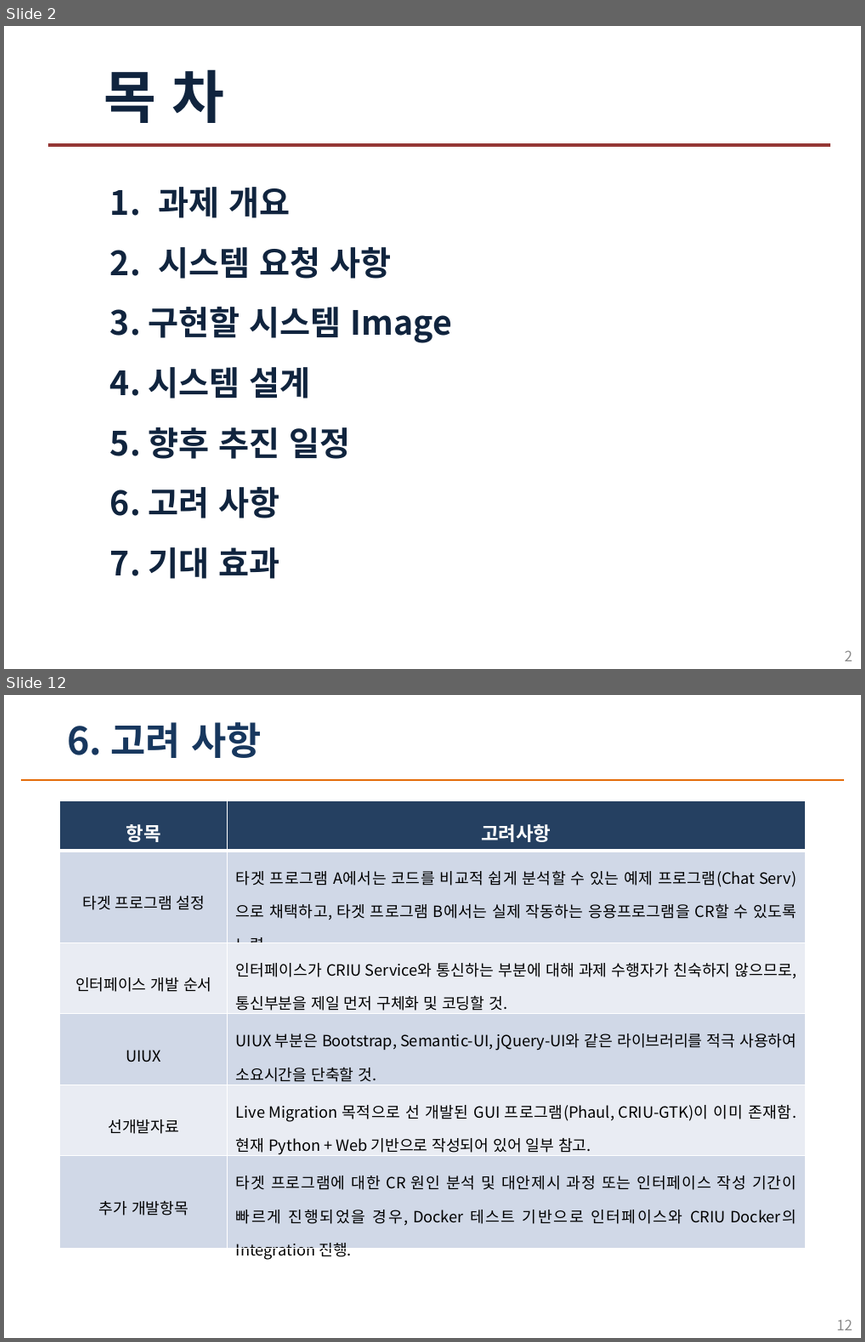
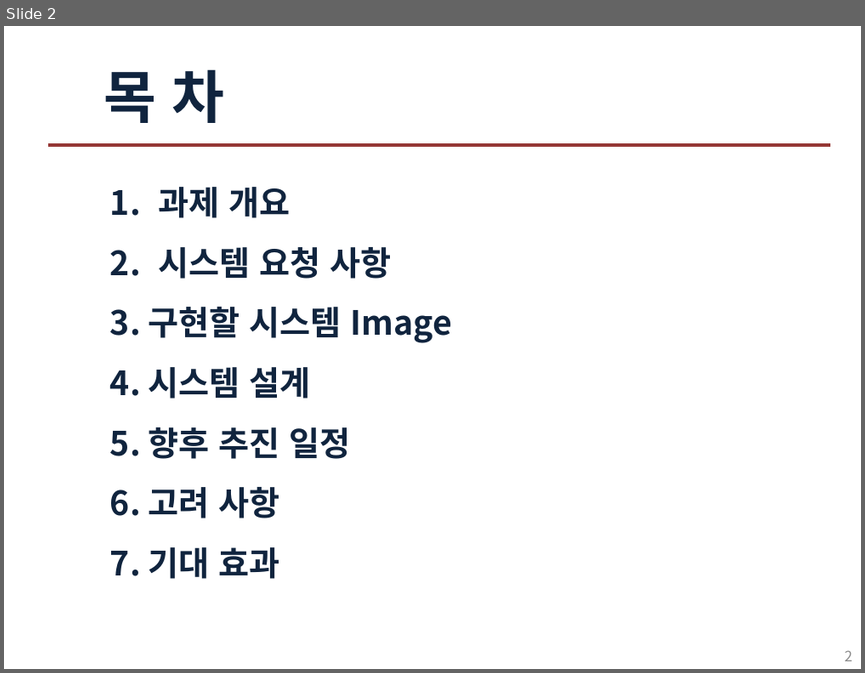
Before and after one commit to wonsokchoi/16project, a slide deck: team_ppt/Find Sit Project 발표 PPT.pptx. Shown one above the other, each under a label of ours: slides 2 and 12 before the commit, slide 2 after it; the slides between them are not shown. The pictures are 865x1342 and 865x673 pixels, drawn with LibreOffice and Linux fonts; fonts in the diff are those of the drawing; background and template pictures are left out. Boxes give left, top, right and bottom in pixels: in the first picture for what was removed or moved away, otherwise in the second. Text is boxed around its words. In the diff, an @@ line names an element or a change of style, - is before the commit and + after.

```diff
--- a/team_ppt/Find Sit Project 발표 PPT.pptx
+++ b/team_ppt/Find Sit Project 발표 PPT.pptx
@@ slide 12 removed at (4, 695, 861, 1338), background #FFFFFF @@
@@ text removed at (67, 722, 262, 758) @@
-6. 고려 사항
@@ line removed from (21, 780) to (844, 780) @@
@@ table removed at (60, 800, 804, 1263), 6 rows, 2 columns @@
-항목 | 고려사항
-타겟 프로그램 설정 | 타겟 프로그램 A에서는 코드를 비교적 쉽게 분석할 수 있는 예제 프로그램(Chat Serv)으로 채택하고, 타겟 프로그램 B에서는 실제 작동하는 응용프로그램을 CR할 수 있도록 노력.
-인터페이스 개발 순서 | 인터페이스가 CRIU Service와 통신하는 부분에 대해 과제 수행자가 친숙하지 않으므로, 통신부분을 제일 먼저 구체화 및 코딩할 것.
-UIUX | UIUX 부분은 Bootstrap, Semantic-UI, jQuery-UI와 같은 라이브러리를 적극 사용하여 소요시간을 단축할 것.
-선개발자료 | Live Migration 목적으로 선 개발된 GUI 프로그램(Phaul, CRIU-GTK)이 이미 존재함. 현재 Python + Web 기반으로 작성되어 있어 일부 참고.
-추가 개발항목 | 타겟 프로그램에 대한 CR 원인 분석 및 대안제시 과정 또는 인터페이스 작성 기간이 빠르게 진행되었을 경우, Docker 테스트 기반으로 인터페이스와 CRIU Docker의 Integration 진행.
@@ page number removed at (836, 1319, 852, 1330) @@
-12
```
Also in this commit, not shown: 4 slides changed, 5 slides added, 6 other slides removed.
